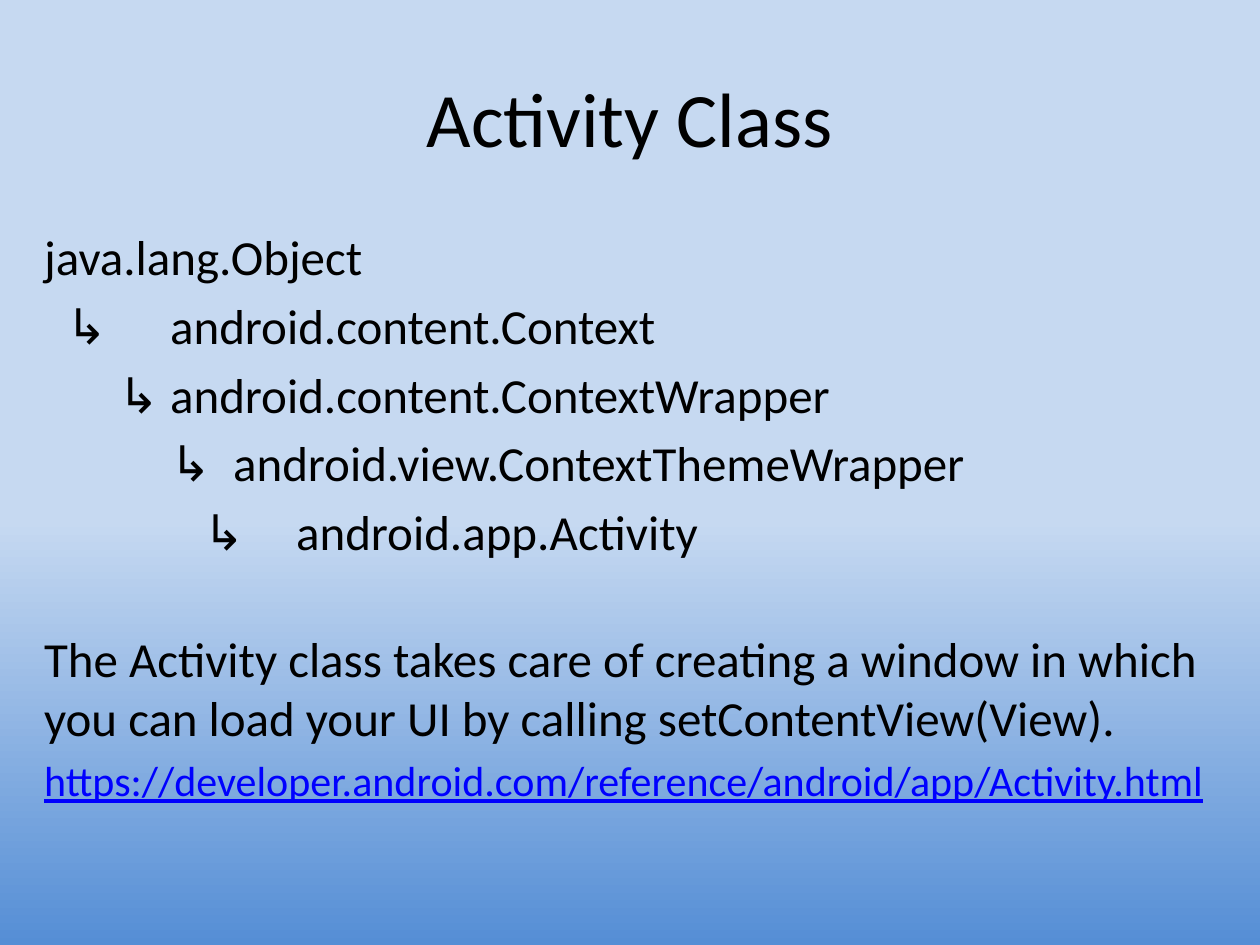
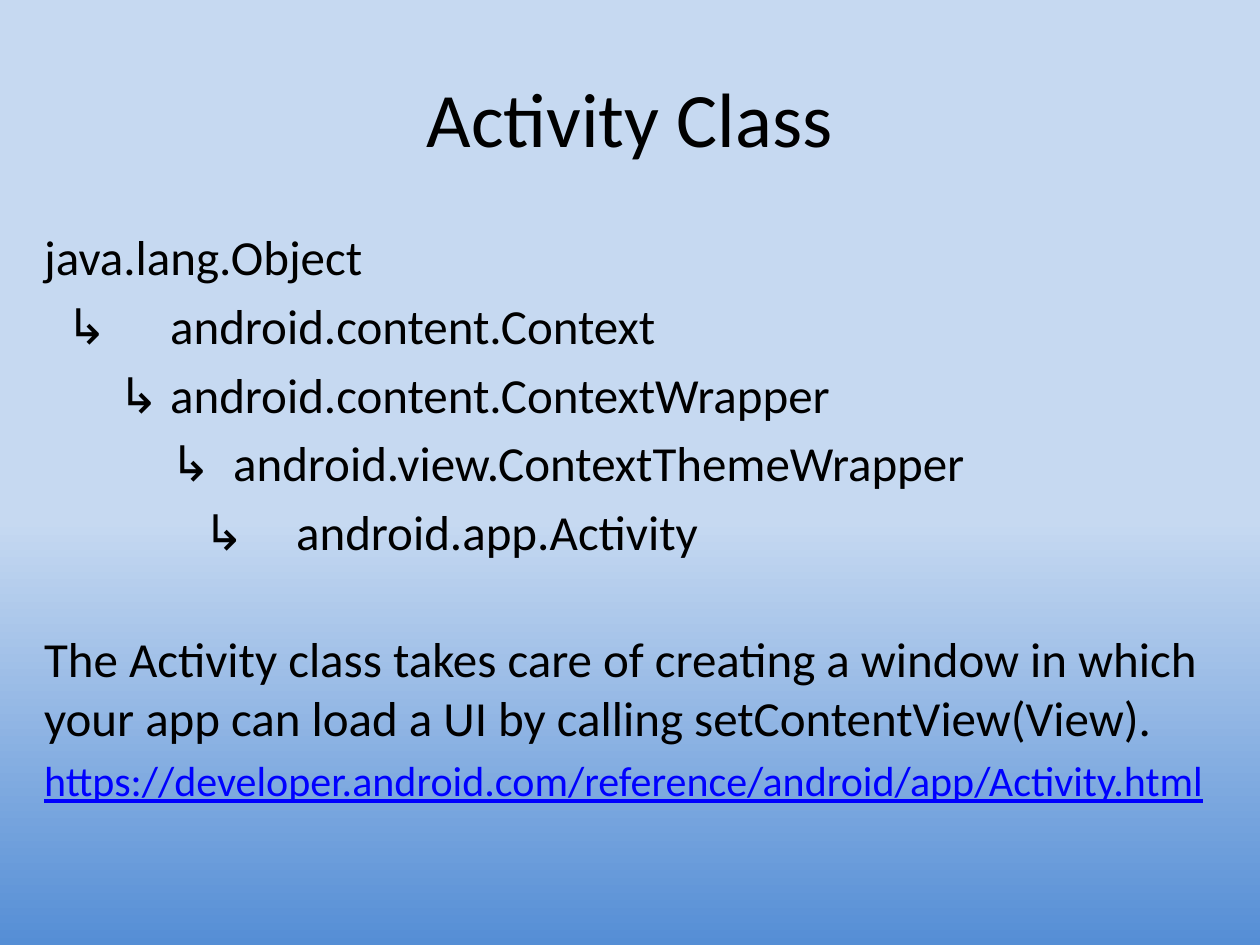
Before and after one commit to ProfBird/AndroidAppDev1-CourseMaterials, a slide deck: slide 7 of Docs/Slides/1-Intro-2-FirstApp.pptx. Drawn at 1260x945 pixels with LibreOffice and Linux fonts; fonts in the diff are those of the drawing. Boxes give left, top, right and bottom in pixels: in the first picture for what was removed or moved away, otherwise in the second. Text is boxed around its words. In the diff, an @@ line names an element or a change of style, - is before the commit and + after.

```diff
--- a/Docs/Slides/1-Intro-2-FirstApp.pptx
+++ b/Docs/Slides/1-Intro-2-FirstApp.pptx
@@ text at box(44, 643, 1196, 745): text changed @@
-The Activity class takes care of creating a window in which you can load your UI by calling setContentView(View).
+The Activity class takes care of creating a window in which your app can load a UI by calling setContentView(View).
```
Also in this commit, not shown: 2 other slides changed, 2 other files.
